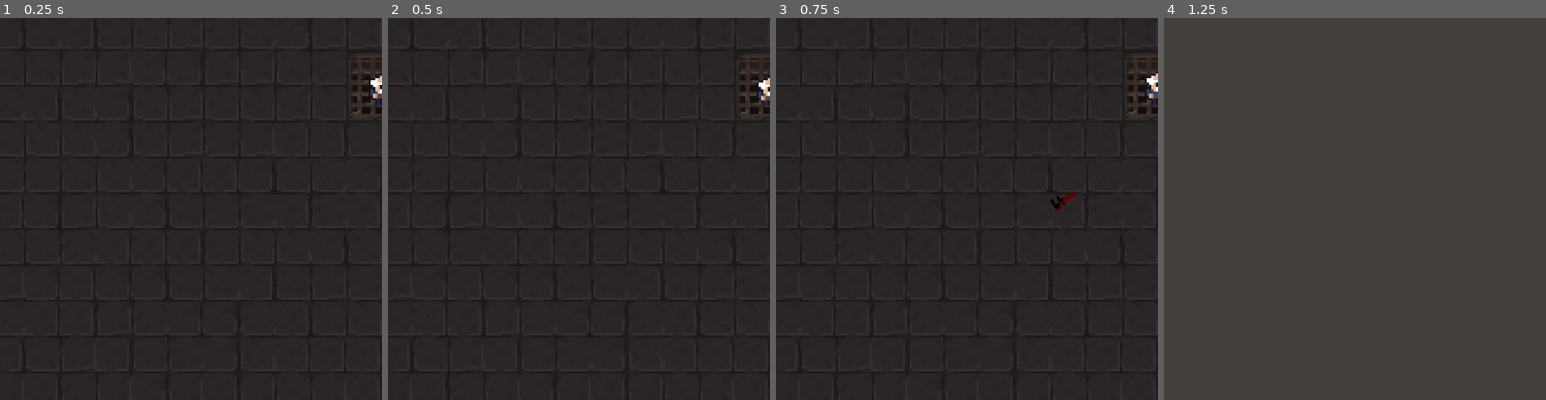
Above: before the commit, frames 1-4 (left to right).
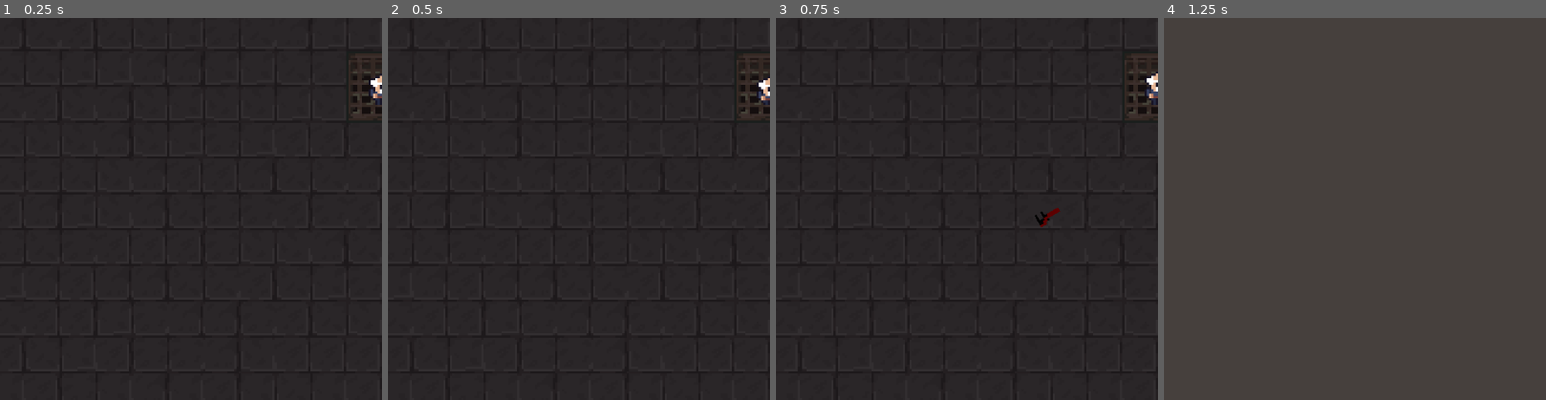
Above: after the commit, the same moments.

Repository: Jodios/JameGam30
Game: Godot game, scene res://levels/level_one/level_one.tscn
The game is run twice, just before and just after one commit, with the same random seed, the same clock (stepped at 60 frames per second) and the same inputs. Sound files missing from this copy of the repository are replaced by a short silence.
Inputs:
- Up to frame 1 (0.25 s): no input
- Up to frame 2 (0.5 s): no input
- Up to frame 3 (0.75 s): click "Settings" at 0.5 s
- Up to frame 4 (1.25 s): no input
The pictures show only the part of the screen within x 0-50%, y 39-89%; the shares and areas given below are measured in that part.

Frames 1-2 are identical in both runs. In frame 3, 0.2% of the frame differs, in the area x 67-79%, y 45-55%; in frame 4, nothing differs.

Commit message:
added damage and explosion to gear

Diff:
--- a/characters/old_man/old_man.gd
+++ b/characters/old_man/old_man.gd
@@ -2,19 +2,24 @@
 
 @export var direction: Vector2 = Vector2.ZERO
 @export var speed: float = 200
+@export var cooldown: float = .5
 
 @onready var cam: Camera2D = $Camera2D
 @onready var player: Sprite2D = $old_man_sprite
 @onready var animation_player: AnimationPlayer = $AnimationPlayer
 @onready var step_sounds: AudioStreamPlayer2D = $stepsounds
+@onready var throw_cooldown: Timer = $throw_cooldown
+
+var is_cooled_down: bool = true
 
 func _ready():
 	set_camera_limits()
 	change_animation()
+	throw_cooldown.timeout.connect(func():
+		is_cooled_down = true
+	)
 
 func _physics_process(_delta):
-	if !Global.input_enabled: return
-
 	if Input.is_action_just_pressed("action"): throw_wrench()
 
 	direction = Vector2(
@@ -54,9 +59,12 @@
 	cam.zoom.y = zoom_value
 
 func throw_wrench():
+	if !is_cooled_down: return
+	throw_cooldown.start(cooldown)
+	is_cooled_down = false
 	var wrench = preload("res://weapons/wrench/wrench.tscn").instantiate()
 	wrench.direction = position.direction_to(get_global_mouse_position())
-	wrench.global_position = global_position
+	wrench.global_position = global_position + (wrench.direction*10)
 	call_deferred("add_child", wrench)
 
 func playermethod():
--- a/characters/old_man/old_man.tscn
+++ b/characters/old_man/old_man.tscn
@@ -90,3 +90,5 @@
 [node name="stepsounds" type="AudioStreamPlayer2D" parent="."]
 stream = ExtResource("3_40ptg")
 bus = &"Audio"
+
+[node name="throw_cooldown" type="Timer" parent="."]
--- /dev/null
+++ b/effects/explosion/explosion.gd
@@ -0,0 +1,9 @@
+extends Node2D
+
+func _ready():
+	$AnimationPlayer.speed_scale = 8
+	$AnimationPlayer.play("explosion")
+	$AudioStreamPlayer2D.play(0)
+	await $AnimationPlayer.animation_finished
+	await $AudioStreamPlayer2D.finished
+	queue_free()
--- /dev/null
+++ b/effects/explosion/explosion.tscn
@@ -0,0 +1,59 @@
+[gd_scene load_steps=7 format=3 uid="uid://p2xtwxe5vufd"]
+
+[ext_resource type="Script" path="res://effects/explosion/explosion.gd" id="1_f1wdi"]
+[ext_resource type="Texture2D" uid="uid://c281t5m8j547e" path="res://assets/explosions/round_explosion/spritesheet/spritesheet.png" id="1_tkpcr"]
+[ext_resource type="AudioStream" uid="uid://dlkyyyacd7pdf" path="res://assets/audio/explosions/explosion_1.mp3" id="3_njy1d"]
+
+[sub_resource type="Animation" id="Animation_dlmw3"]
+resource_name = "explosion"
+length = 8.0
+tracks/0/type = "value"
+tracks/0/imported = false
+tracks/0/enabled = true
+tracks/0/path = NodePath("Spritesheet:frame")
+tracks/0/interp = 1
+tracks/0/loop_wrap = true
+tracks/0/keys = {
+"times": PackedFloat32Array(0.1, 0.2, 0.3, 0.4, 0.5, 0.6, 0.7, 0.8, 0.9, 1, 1.1, 1.2, 1.3, 1.4, 1.5, 1.6, 1.7, 1.8, 1.9, 2, 2.1, 2.2, 2.3, 2.4, 2.5, 2.6, 2.7, 2.8, 2.9, 3, 3.1, 3.2, 3.3, 3.4, 3.5, 3.6, 3.7, 3.8, 3.9, 4, 4.1, 4.2, 4.3, 4.4, 4.5, 4.6, 4.7, 4.8, 4.9, 5, 5.1, 5.2, 5.3, 5.4, 5.5, 5.6, 5.7, 5.8, 5.9, 6, 6.1, 6.2, 6.3, 6.4, 6.5, 6.6, 6.7, 6.8, 6.9, 7, 7.1, 7.2, 7.3, 7.4, 7.5, 7.6, 7.7, 7.8, 7.9, 8),
+"transitions": PackedFloat32Array(1, 1, 1, 1, 1, 1, 1, 1, 1, 1, 1, 1, 1, 1, 1, 1, 1, 1, 1, 1, 1, 1, 1, 1, 1, 1, 1, 1, 1, 1, 1, 1, 1, 1, 1, 1, 1, 1, 1, 1, 1, 1, 1, 1, 1, 1, 1, 1, 1, 1, 1, 1, 1, 1, 1, 1, 1, 1, 1, 1, 1, 1, 1, 1, 1, 1, 1, 1, 1, 1, 1, 1, 1, 1, 1, 1, 1, 1, 1, 1),
+"update": 1,
+"values": [0, 1, 2, 3, 4, 5, 6, 7, 8, 9, 10, 11, 12, 13, 14, 15, 16, 17, 18, 19, 20, 21, 22, 23, 24, 25, 26, 27, 28, 29, 30, 31, 32, 33, 34, 35, 36, 37, 38, 39, 40, 41, 42, 43, 44, 45, 46, 47, 48, 49, 50, 51, 52, 53, 54, 55, 56, 57, 58, 59, 60, 61, 62, 63, 64, 65, 66, 67, 68, 69, 70, 71, 72, 73, 74, 75, 76, 77, 78, 79]
+}
+
+[sub_resource type="Animation" id="Animation_cf7dl"]
+length = 0.001
+tracks/0/type = "value"
+tracks/0/imported = false
+tracks/0/enabled = true
+tracks/0/path = NodePath("Spritesheet:frame")
+tracks/0/interp = 1
+tracks/0/loop_wrap = true
+tracks/0/keys = {
+"times": PackedFloat32Array(0),
+"transitions": PackedFloat32Array(1),
+"update": 1,
+"values": [0]
+}
+
+[sub_resource type="AnimationLibrary" id="AnimationLibrary_vwba6"]
+_data = {
+"RESET": SubResource("Animation_cf7dl"),
+"explosion": SubResource("Animation_dlmw3")
+}
+
+[node name="explosion" type="Node2D"]
+script = ExtResource("1_f1wdi")
+
+[node name="Spritesheet" type="Sprite2D" parent="."]
+texture = ExtResource("1_tkpcr")
+hframes = 10
+vframes = 8
+
+[node name="AnimationPlayer" type="AnimationPlayer" parent="."]
+libraries = {
+"": SubResource("AnimationLibrary_vwba6")
+}
+
+[node name="AudioStreamPlayer2D" type="AudioStreamPlayer2D" parent="."]
+stream = ExtResource("3_njy1d")
+bus = &"Audio"
--- a/enemies/time/clock_enemy.gd
+++ b/enemies/time/clock_enemy.gd
@@ -66,7 +66,7 @@
 		previous_direction = active_direction.FRONT
 
 func change_state():
-	if !Global.input_enabled || is_aggro: return
+	if is_aggro: return
 	if current_state == state.STANDING:
 		current_state = state.WALKING
 		self.direction = Vector2(
--- a/enemies/time/clock_enemy.tscn
+++ b/enemies/time/clock_enemy.tscn
@@ -191,6 +191,9 @@
 [sub_resource type="CircleShape2D" id="CircleShape2D_ctwwp"]
 radius = 124.0
 
+[sub_resource type="CircleShape2D" id="CircleShape2D_mmij5"]
+radius = 27.0185
+
 [node name="clock_enemy" type="AnimatableBody2D"]
 y_sort_enabled = true
 sync_to_physics = false
@@ -275,3 +278,9 @@
 [node name="CollisionShape2D" type="CollisionShape2D" parent="aggro_area"]
 position = Vector2(0, -9)
 shape = SubResource("CircleShape2D_ctwwp")
+
+[node name="attack_area" type="Area2D" parent="."]
+
+[node name="CollisionShape2D" type="CollisionShape2D" parent="attack_area"]
+position = Vector2(0, -9)
+shape = SubResource("CircleShape2D_mmij5")
--- a/gear.gd
+++ b/gear.gd
@@ -1,18 +1,41 @@
 extends StaticBody2D
 
 @export var turn_speed: float = 1
-@export var health: float = 100.0
+@export var max_health: float = 1000
+@export var health: float = max_health
+
+@onready var health_bar: ProgressBar = $health_bar
 
 func _ready():
-	#hit_box_area.body_entered.connect(take_damage)
-	pass
+	health_bar.global_position = self.position - Vector2(70,10)
+	health_bar.value = health
+	health_bar.max_value = max_health
 
 func _physics_process(_delta):
 	rotation_degrees += turn_speed
+	if health >= max_health:
+		health_bar.visible = false
+	else:
+		health_bar.visible = true
+	health_bar.value = health
+	if health >= 750 && health <= max_health:
+		health_bar.modulate = Color(0x00, 0xFF, 0x00, 1)
+	elif health >= 350:
+		health_bar.modulate = Color(0xA4, 0x83, 0x00, 1)
+	else:
+		health_bar.modulate = Color(0xFF, 0x00, 0x00, 1)
 
 func take_damage(damage: float):
+	if health <= 0: return
+	turn_speed -= (damage/max_health)
 	health -= damage
+	if health <= 0: explode()
 	for body in get_parent().get_children():
 		if body.has_method("grind_his_gears"):
 			body.grind_his_gears()
 			return
+
+func explode():
+	var explosion = preload("res://effects/explosion/explosion.tscn").instantiate()
+	explosion.scale = Vector2(3,3)
+	call_deferred("add_child", explosion)
--- a/gear.tscn
+++ b/gear.tscn
@@ -1,14 +1,32 @@
-[gd_scene load_steps=3 format=3 uid="uid://0c71dbscsmyl"]
+[gd_scene load_steps=4 format=3 uid="uid://0c71dbscsmyl"]
 
 [ext_resource type="Texture2D" uid="uid://b3wag87nb1mkq" path="res://assets/gears.png" id="1_4dubh"]
 [ext_resource type="Script" path="res://gear.gd" id="1_wt8xk"]
+[ext_resource type="FontFile" uid="uid://b6ftd4uqnwhj8" path="res://assets/fonts/MapleMono-Regular.ttf" id="3_lp18e"]
 
 [node name="gear" type="AnimatableBody2D"]
 script = ExtResource("1_wt8xk")
 
 [node name="Gears" type="Sprite2D" parent="."]
+position = Vector2(7.62939e-06, 7.62939e-06)
+scale = Vector2(6.125, 6.125)
 texture = ExtResource("1_4dubh")
 
 [node name="CollisionPolygon2D" type="CollisionPolygon2D" parent="."]
-position = Vector2(-16, -16)
+position = Vector2(-98, -98)
+scale = Vector2(6.10744, 6.10744)
 polygon = PackedVector2Array(16, 0, 20, 0, 20, 3, 22, 3, 22, 4, 26, 0, 32, 6, 28, 10, 30, 12, 32, 12, 32, 20, 29, 20, 28, 23, 32, 26, 26, 32, 22, 28, 19, 30, 19, 32, 13, 32, 13, 29, 10, 29, 6, 32, 0, 26, 3, 23, 3, 20, 0, 20, 0, 12, 3, 12, 3, 9, 0, 5, 5, 0, 6, -1, 9, 4, 12, 2, 12, 0)
+
+[node name="health_bar" type="ProgressBar" parent="."]
+modulate = Color(0.643137, 0.513726, 0, 1)
+top_level = true
+z_index = 3
+anchors_preset = -1
+offset_left = -68.0
+offset_top = -11.0
+offset_right = 71.0
+offset_bottom = 11.0
+theme_override_fonts/font = ExtResource("3_lp18e")
+theme_override_font_sizes/font_size = 9
+value = 100.0
+show_percentage = false
--- a/global.gd
+++ b/global.gd
@@ -1,6 +1,4 @@
 extends Node
-
-var input_enabled: bool = true
 
 var sound_volume: float = 0
 var music_volume: float = 0
--- a/levels/level_one/level_one.tscn
+++ b/levels/level_one/level_one.tscn
@@ -35,8 +35,8 @@
 
 [node name="gear" parent="." instance=ExtResource("3_olkqy")]
 top_level = true
-position = Vector2(461, 108)
-scale = Vector2(3, 3)
+position = Vector2(459, 111)
+scale = Vector2(0.5, 0.5)
 
 [node name="clock_enemy" parent="." instance=ExtResource("4_njnva")]
 position = Vector2(126, 285)
--- a/menus/settings_menu.gd
+++ b/menus/settings_menu.gd
@@ -30,12 +30,12 @@
 		animation_player.play_backwards("slide_in")
 		await animation_player.animation_finished
 		reverse = false
-		Global.input_enabled = true
+		get_tree().paused = false
 	else:
 		animation_player.play("slide_in")
 		await animation_player.animation_finished
 		reverse = true
-		Global.input_enabled = false
+		get_tree().paused = true
 
 func on_music_slider_change(value):
 	Global.music_volume = value
--- a/menus/settings_menu.tscn
+++ b/menus/settings_menu.tscn
@@ -41,6 +41,7 @@
 }
 
 [node name="settings_menu" type="CanvasLayer"]
+process_mode = 3
 script = ExtResource("1_ps24k")
 
 [node name="AnimationPlayer" type="AnimationPlayer" parent="."]
--- a/weapons/wrench/wrench.gd
+++ b/weapons/wrench/wrench.gd
@@ -4,12 +4,13 @@
 @export var damage: float = 10.0
 
 @onready var animation_player: AnimationPlayer = $AnimationPlayer
+var has_hit: bool = false
 
 
 func _ready():
 	$Area2D.body_entered.connect(check_collision)
 
-func _physics_process(delta):
+func _physics_process(_delta):
 	global_position += direction  * 5
 	rotation_degrees += 20
 
@@ -18,13 +19,15 @@
 
 func check_collision(body):
 	if body.has_method("playermethod"): return
+
 	$wrench_hit_01.play(0)
 	direction = Vector2.ZERO
 	animation_player.speed_scale = 2
 	animation_player.play("blow_up")
 	if body.has_method("clockman"):
 		pass
-	if body.has_method("take_damage"):
+	if body.has_method("take_damage") && !has_hit:
+		has_hit = true
 		body.take_damage(damage)
 	await animation_player.animation_finished
 	queue_free()
--- a/weapons/wrench/wrench.tscn
+++ b/weapons/wrench/wrench.tscn
@@ -41,8 +41,8 @@
 "blow_up": SubResource("Animation_qgy3s")
 }
 
-[sub_resource type="CircleShape2D" id="CircleShape2D_khyt2"]
-radius = 8.01561
+[sub_resource type="RectangleShape2D" id="RectangleShape2D_xi5qb"]
+size = Vector2(2, 9)
 
 [node name="wrench" type="Sprite2D"]
 top_level = true
@@ -61,7 +61,7 @@
 
 [node name="CollisionShape2D" type="CollisionShape2D" parent="Area2D"]
 position = Vector2(0, 0.5)
-shape = SubResource("CircleShape2D_khyt2")
+shape = SubResource("RectangleShape2D_xi5qb")
 
 [node name="wrench_hit_01" type="AudioStreamPlayer2D" parent="."]
 stream = ExtResource("3_v6m2f")
Not shown, added: assets/audio/explosions/explosion_1.mp3.import
Binary file added: assets/explosions/X_plosion/PNG/frame0000.png
Not shown, added: assets/explosions/X_plosion/PNG/frame0000.png.import
Binary file added: assets/explosions/X_plosion/PNG/frame0001.png
Not shown, added: assets/explosions/X_plosion/PNG/frame0001.png.import
Binary file added: assets/explosions/X_plosion/PNG/frame0002.png
Not shown, added: assets/explosions/X_plosion/PNG/frame0002.png.import
Binary file added: assets/explosions/X_plosion/PNG/frame0003.png
Not shown, added: assets/explosions/X_plosion/PNG/frame0003.png.import
Binary file added: assets/explosions/X_plosion/PNG/frame0004.png
Not shown, added: assets/explosions/X_plosion/PNG/frame0004.png.import
Binary file added: assets/explosions/X_plosion/PNG/frame0005.png
(and 724 more such lines)
